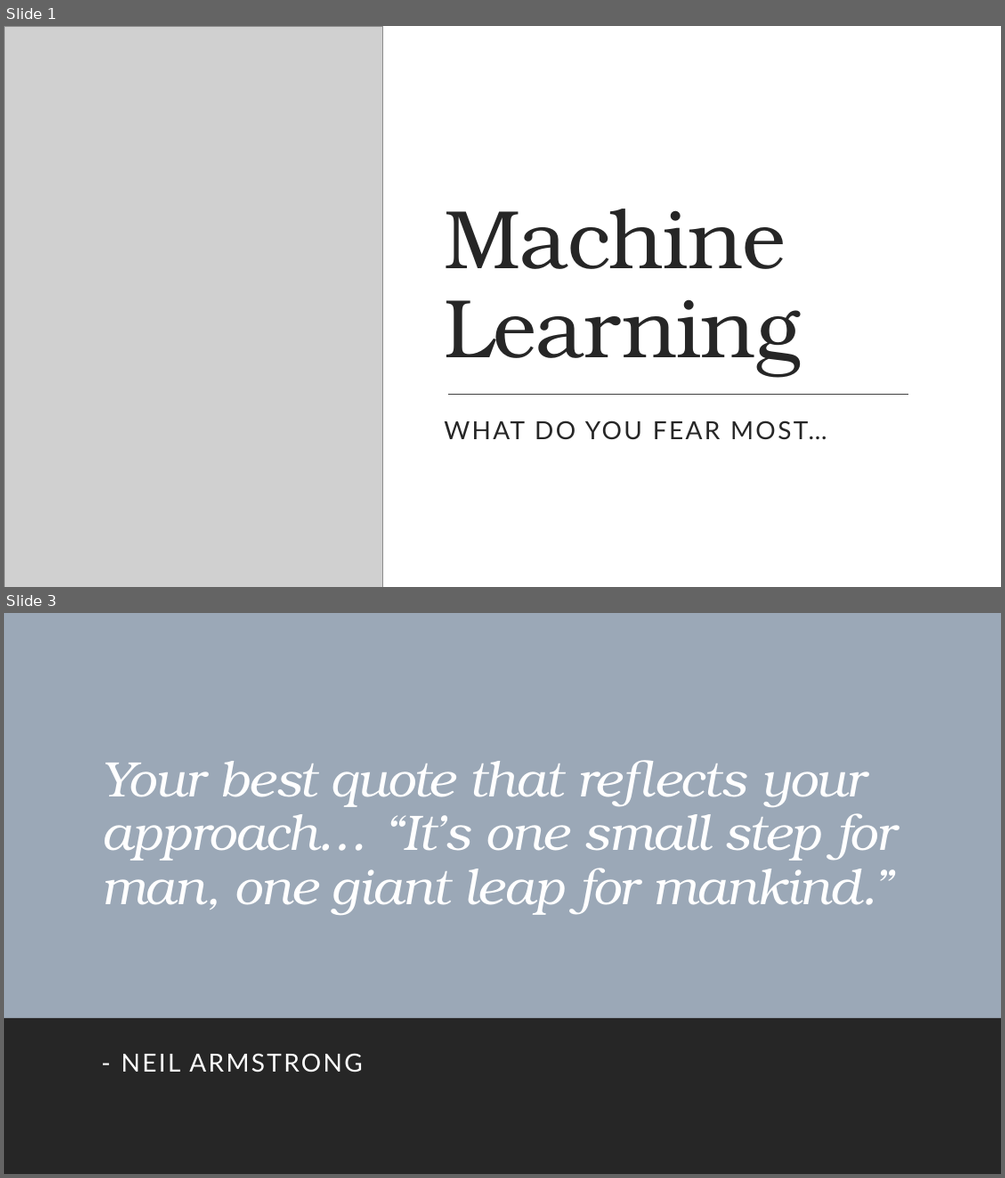
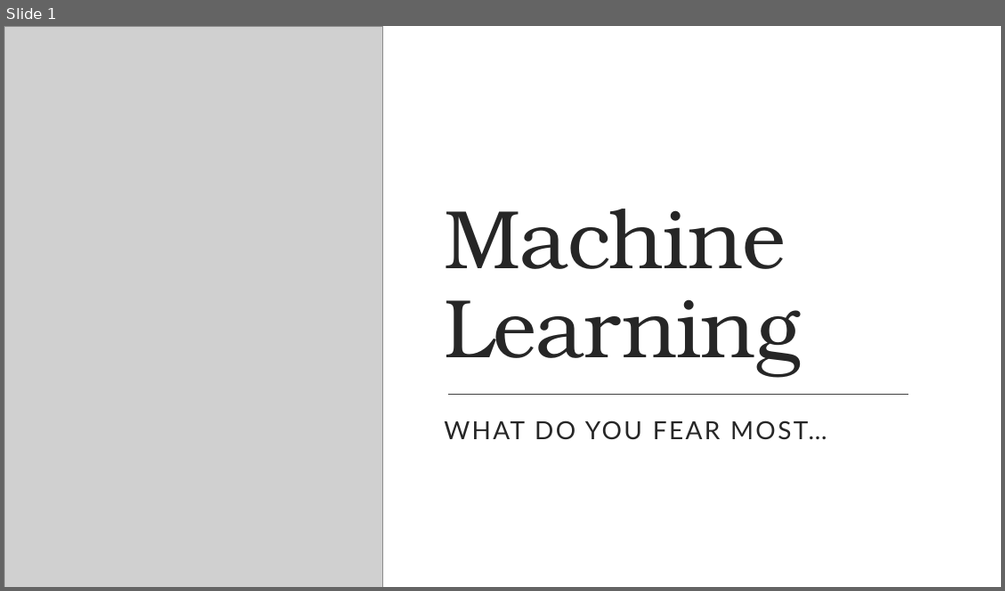
Before and after one commit to BDomogalla/machine-learning-project, a slide deck: machine_learning_pp.pptx. Shown one above the other, each under a label of ours: slides 1 and 3 before the commit, slide 1 after it; the slides between them are not shown. The pictures are 1005x1178 and 1005x591 pixels, drawn with LibreOffice and Linux fonts; fonts in the diff are those of the drawing; grey boxes stand for pictures. Boxes give left, top, right and bottom in pixels: in the first picture for what was removed or moved away, otherwise in the second. Text is boxed around its words. In the diff, an @@ line names an element or a change of style, - is before the commit and + after.

```diff
--- a/machine_learning_pp.pptx
+++ b/machine_learning_pp.pptx
@@ slide 3 removed at box(4, 613, 1001, 1174), background #FFFFFF; not listed: 1 template element that a slide beside it also shows @@
@@ rectangle removed at box(4, 613, 1001, 1174) @@
@@ title removed at box(101, 760, 896, 915) @@
-Your best quote that reflects your approach… “It’s one small step for man, one giant leap for mankind.”
@@ rectangle removed at box(4, 1018, 1001, 1174) @@
@@ subtitle removed at box(121, 1053, 362, 1072) @@
-- NEIL ARMSTRONG
```
Also in this commit, not shown: 1 slide changed, 11 slides added, 6 other files.
